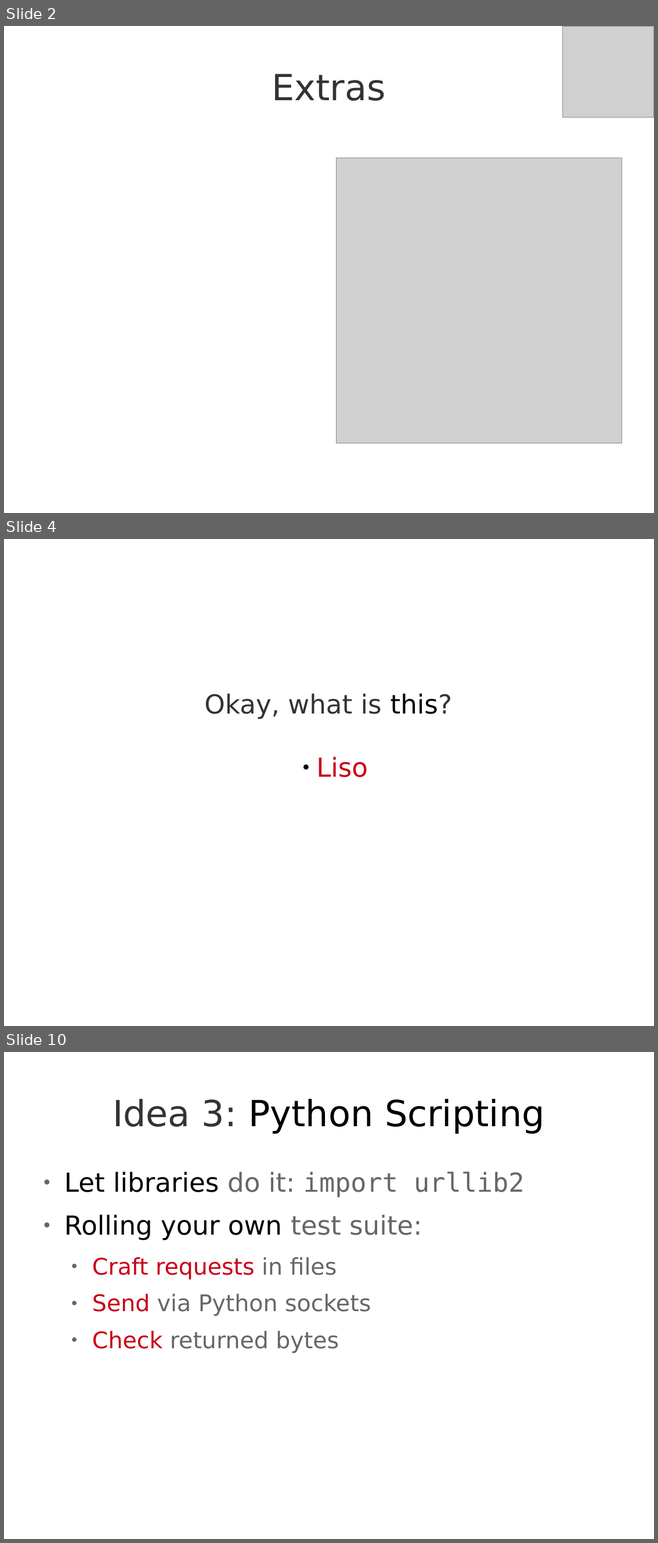
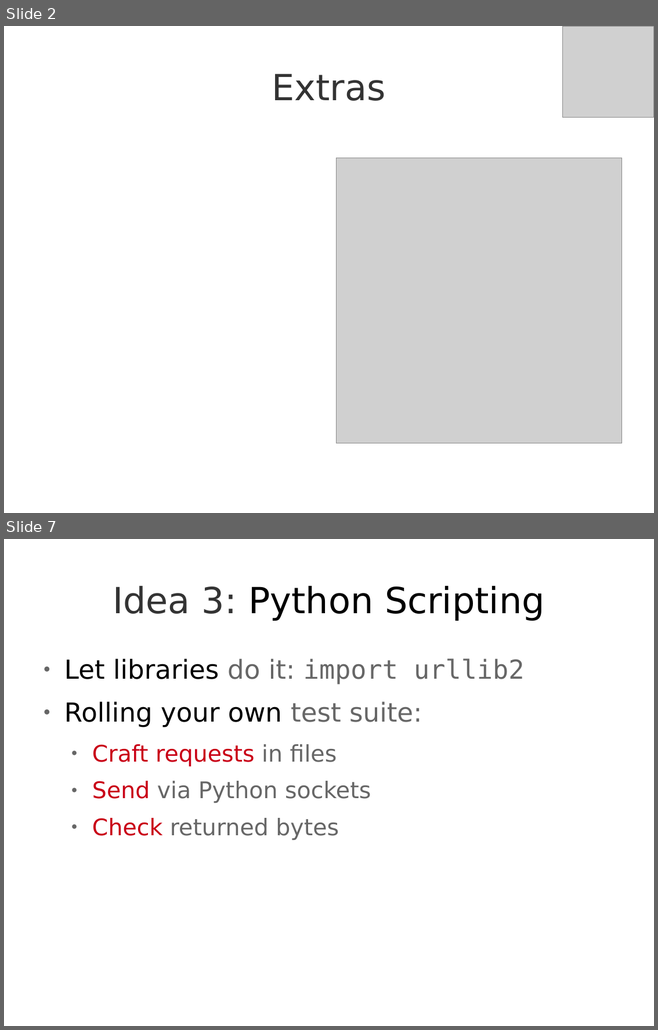
Before and after one commit to Jarvishappy/15-441-Recitation-Sessions, a slide deck: recitation4/src/recitation4-david.odp. Shown one above the other, each under a label of ours: slides 2, 4 and 10 before the commit, slides 2 and 7 after it; the slides between them are not shown. The pictures are 658x1543 and 658x1030 pixels, drawn with LibreOffice and Linux fonts; fonts in the diff are those of the drawing; grey boxes stand for pictures. Boxes give left, top, right and bottom in pixels: in the first picture for what was removed or moved away, otherwise in the second. Text is boxed around its words. In the diff, an @@ line names an element or a change of style, - is before the commit and + after.

```diff
--- a/recitation4/src/recitation4-david.odp
+++ b/recitation4/src/recitation4-david.odp
@@ slide 4 removed at (4,539,654,1026), background #FFFFFF @@
@@ subtitle removed at (204,693,452,777) @@
-Okay, what is this?
-  ● Liso
@@ what was slide 10 is now slide 7 @@
```
Also in this commit, not shown: 11 slides changed, 3 slides added, 14 other slides removed, 3 other files.
